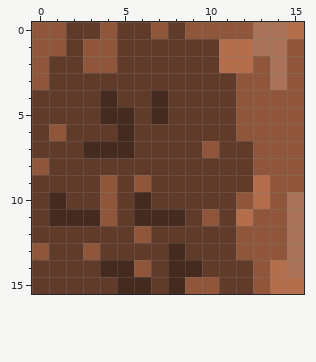
Two states of a pixel-art sprite, Game/data/images/tiles/grass/5.png. This is how it looked before the edit.
The file is 16x16 pixels.
Once edited:
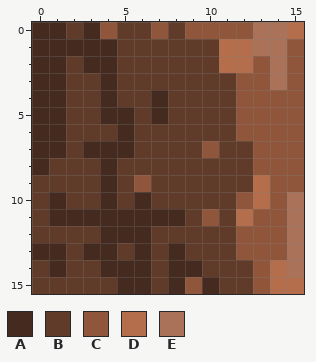
Palette (. is transparent): A #442a1f  B #603b2a  C #8f563b  D #b56e4c  E #aa7359
Edits made:
y 0: x 0..1 CC -> AA; x 3 B -> A
y 1: x 0..4 CCBCC -> AAAAA
y 2: x 0..1 CB -> AA; x 3..4 CC -> AA
y 3: x 0..1 CB -> AA; x 4 B -> A
y 4..5: x 0..1 BB -> AA
y 6: x 0..1 BC -> AA
y 7: x 0..1 BB -> AA
y 8: x 0 C -> A; x 4 B -> A
y 9..10: x 4 C -> A
y 11: x 4..5 CB -> AA
y 12: x 4..6 BBC -> AAA
y 13: x 0..1 CB -> AA; x 3..4 CB -> AA; x 6 B -> A
y 14: x 1 B -> A; x 6 C -> A
y 15: x 10 C -> A
